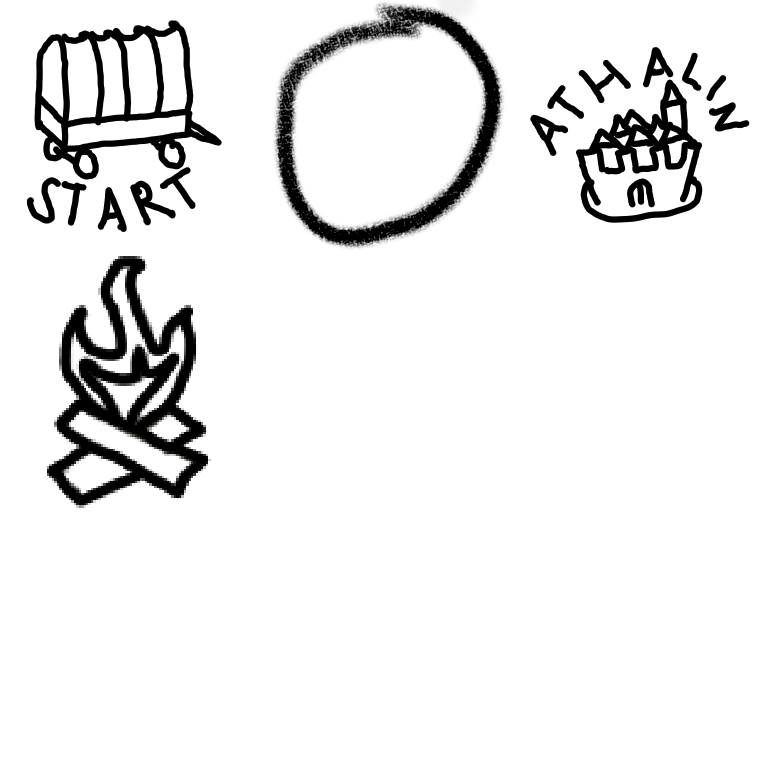
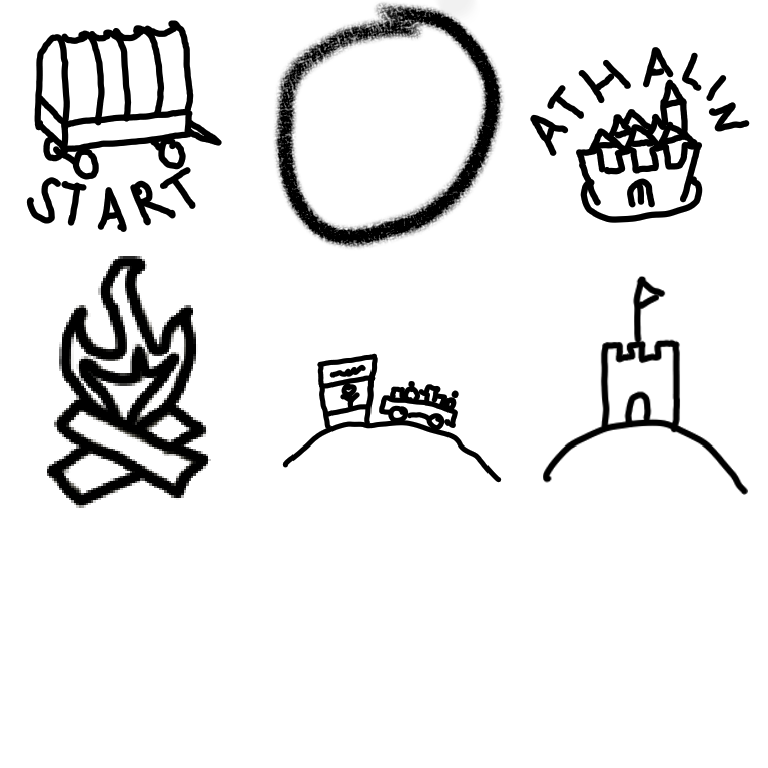
Layer changes from the first (768, 768) image to the second:
added layer "garrison_icon.png" above "merchant_icon.png" over [543, 276, 748, 495]
added layer "merchant_icon.png" above "fightIcon.png" over [282, 353, 502, 483]